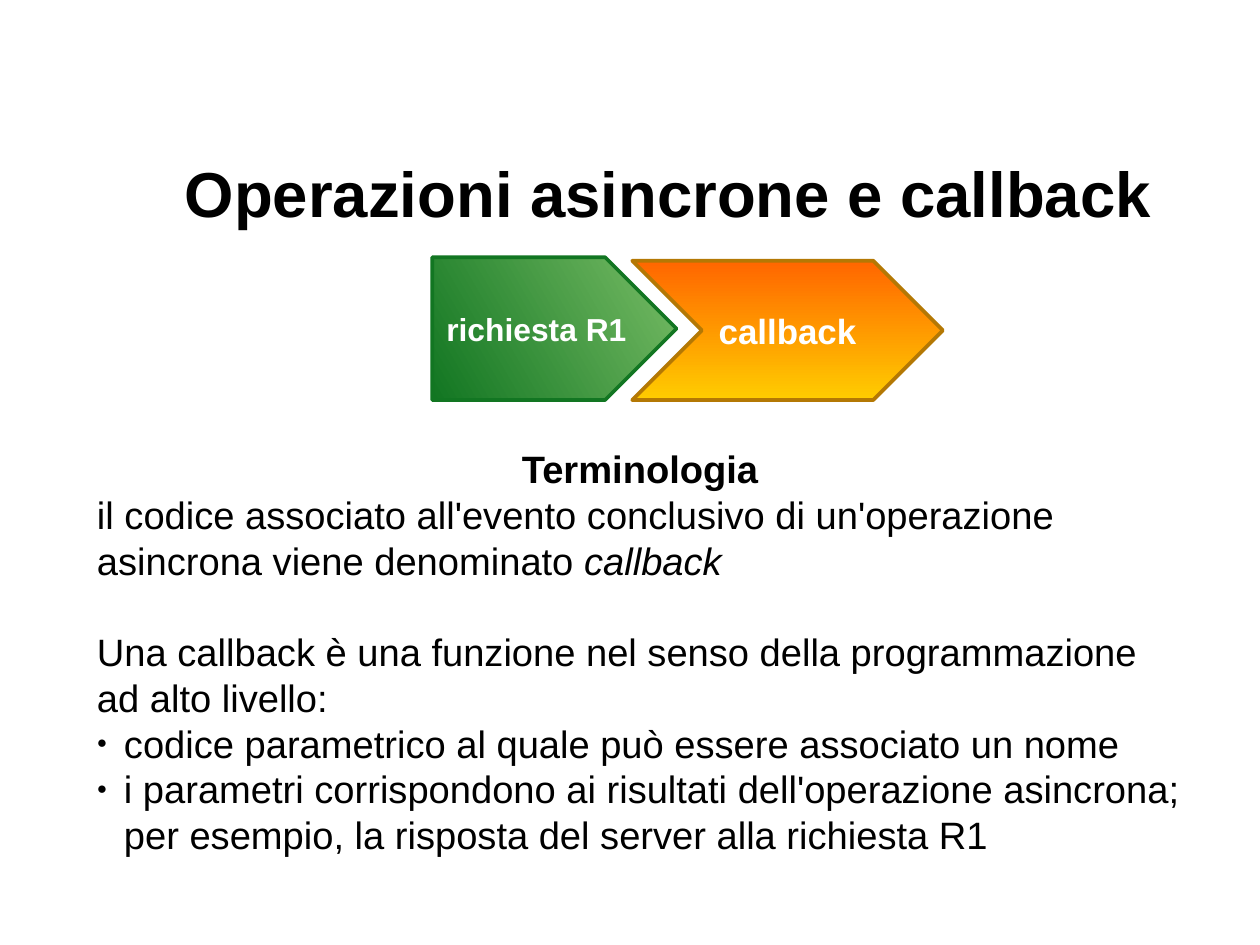
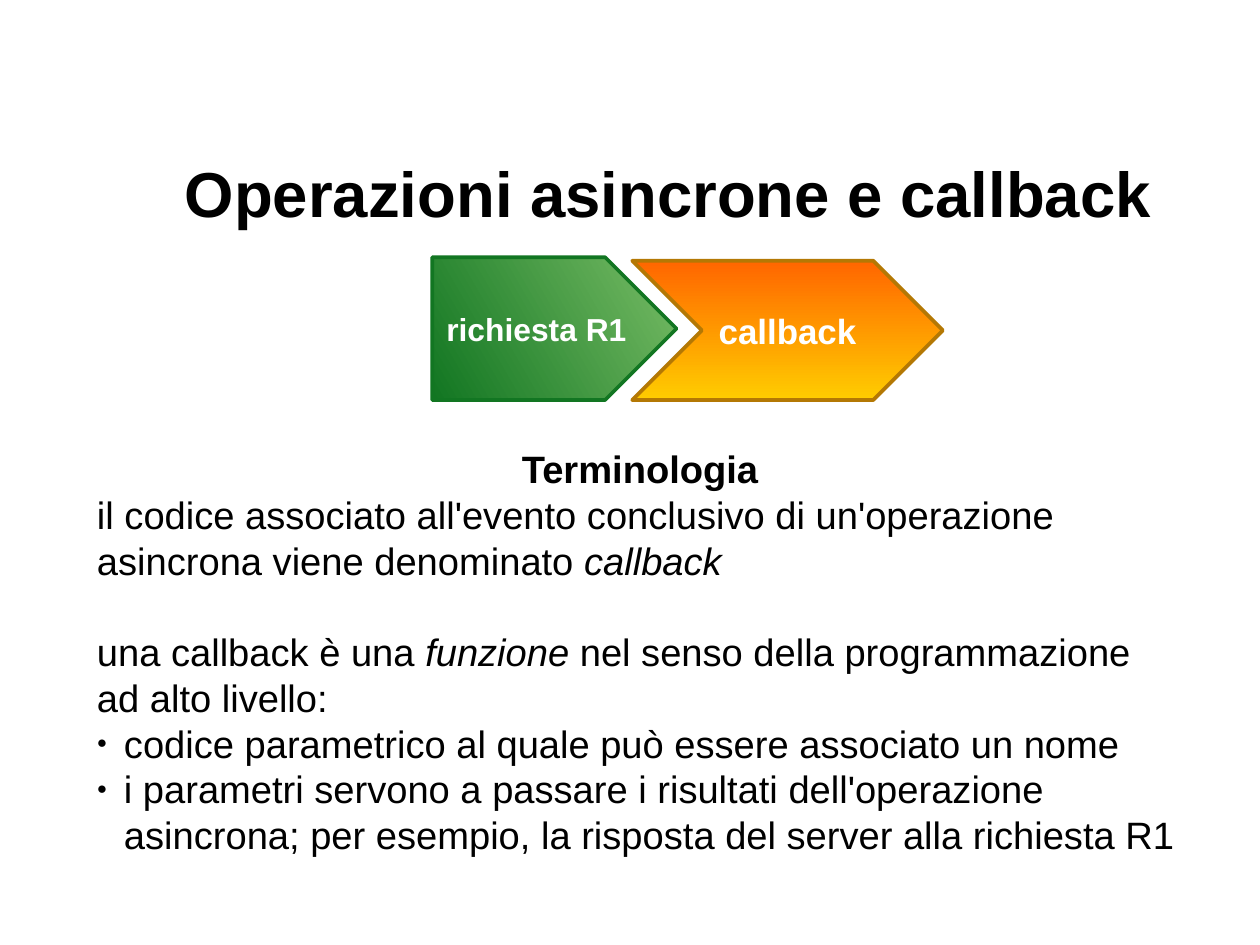
Before and after one commit to davideancona/minicorsiRAISE, a slide deck: slide 10 of iot/NodeJs1.odp. Drawn at 1260x945 pixels with LibreOffice and Linux fonts; fonts in the diff are those of the drawing. Boxes give left, top, right and bottom in pixels: in the first picture for what was removed or moved away, otherwise in the second. Text is boxed around its words. In the diff, an @@ line names an element or a change of style, - is before the commit and + after.

```diff
--- a/iot/NodeJs1.odp
+++ b/iot/NodeJs1.odp
@@ text at <box>97,638,1131,713</box>: text changed @@
-Una callback è una funzione nel senso della programmazione ad alto livello:
+una callback è una funzione nel senso della programmazione ad alto livello:
@@ text at <box>124,775,1174,857</box>: text changed @@
-● i parametri corrispondono ai risultati dell'operazione asincrona; per esempio, la risposta del server alla richiesta R1
+● i parametri servono a passare i risultati dell'operazione asincrona; per esempio, la risposta del server alla richiesta R1
```
Also in this commit, not shown: 4 other slides changed, 14 other files.
